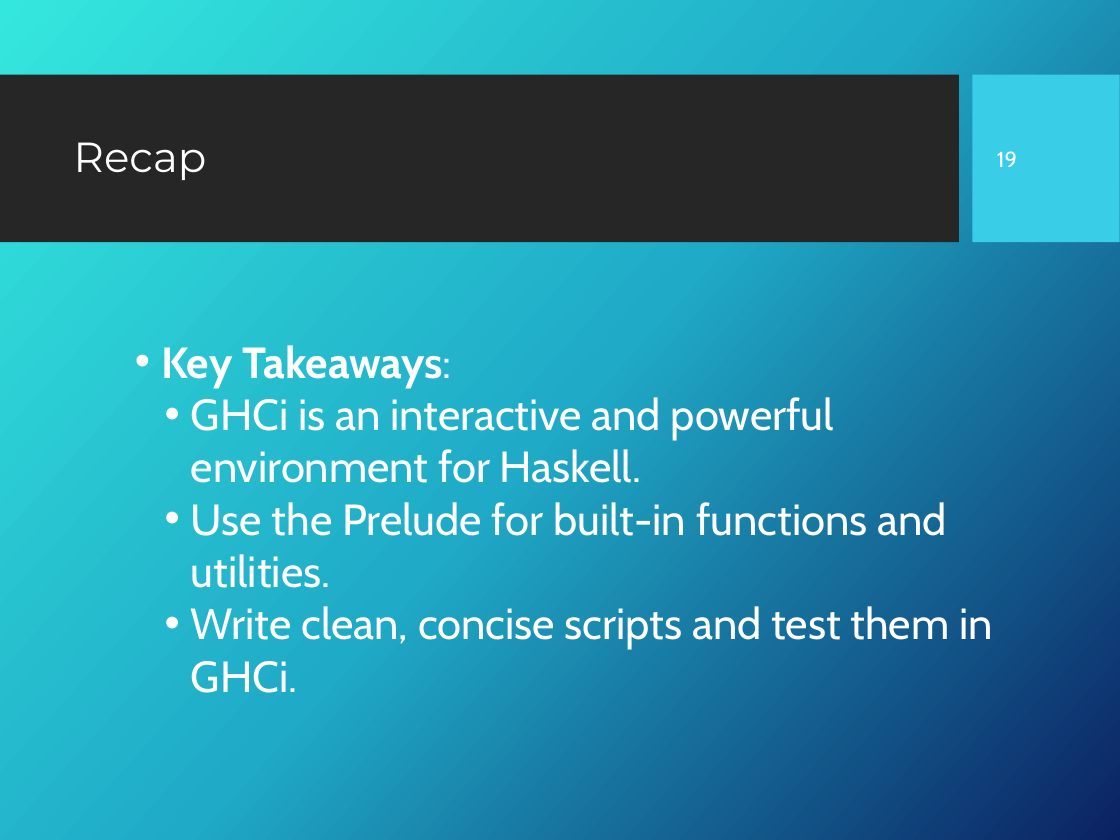
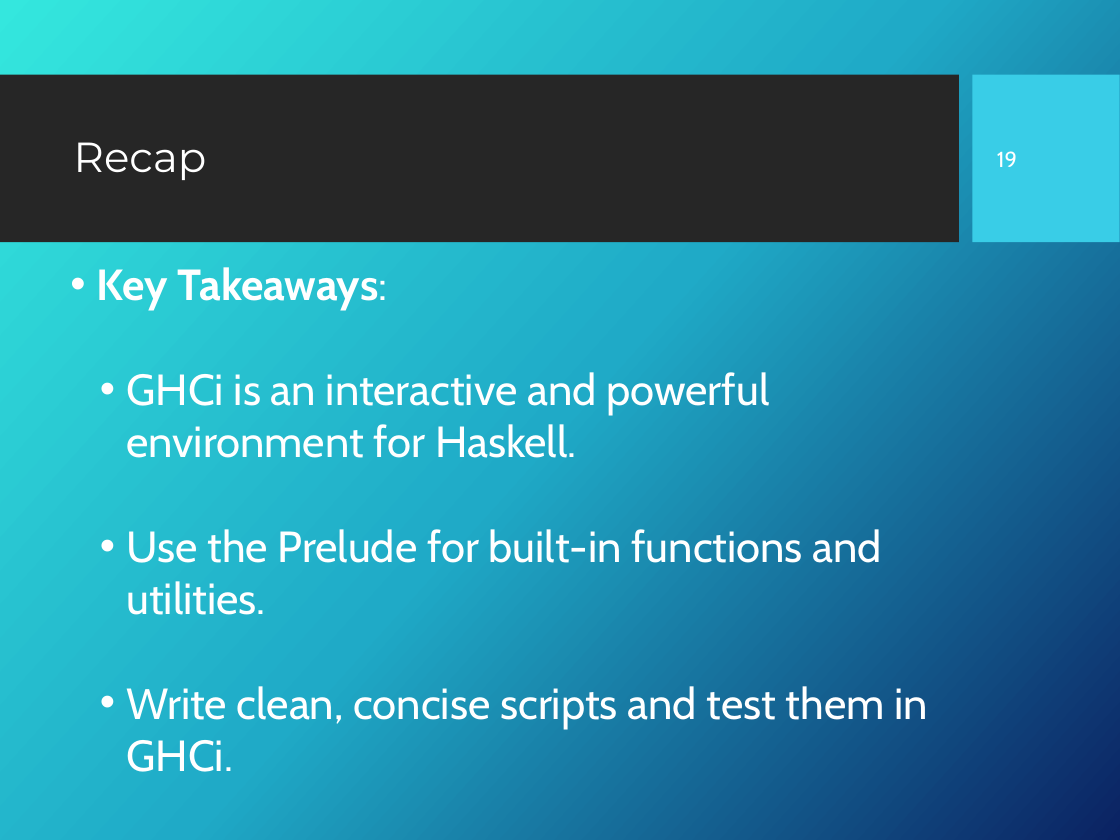
Before and after one commit to Fun-Prog-26/fun-prog-26, a slide deck: slide 20 of topic02-first-steps/unit-02a-lectures/talk-2/b-first-steps.pptx. Drawn at 1120x840 pixels with LibreOffice and Linux fonts; fonts in the diff are those of the drawing; background and template pictures are left out. Boxes give left, top, right and bottom in pixels: in the first picture for what was removed or moved away, otherwise in the second. Text is boxed around its words. In the diff, an @@ line names an element or a change of style, - is before the commit and + after.

```diff
--- a/topic02-first-steps/unit-02a-lectures/talk-2/b-first-steps.pptx
+++ b/topic02-first-steps/unit-02a-lectures/talk-2/b-first-steps.pptx
@@ text "Key Takeaways:" rewrapped from [161, 345, 993, 693] to [97, 267, 928, 772] @@
```
Also in this commit, not shown: 4 other slides changed, 1 slide added, 6 other files.
